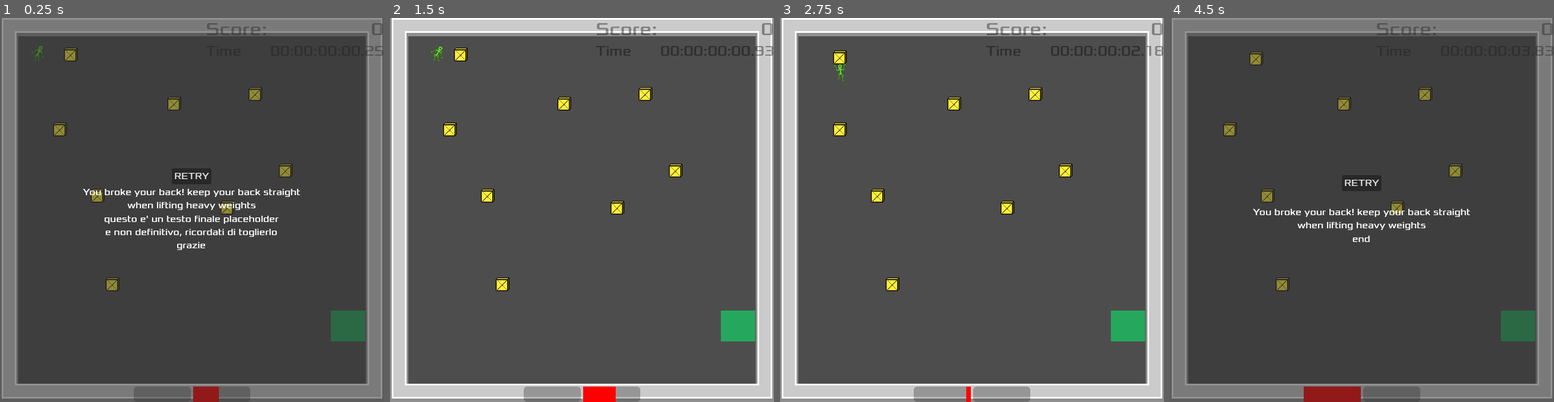
Above: before the commit, frames 1-4 (left to right).
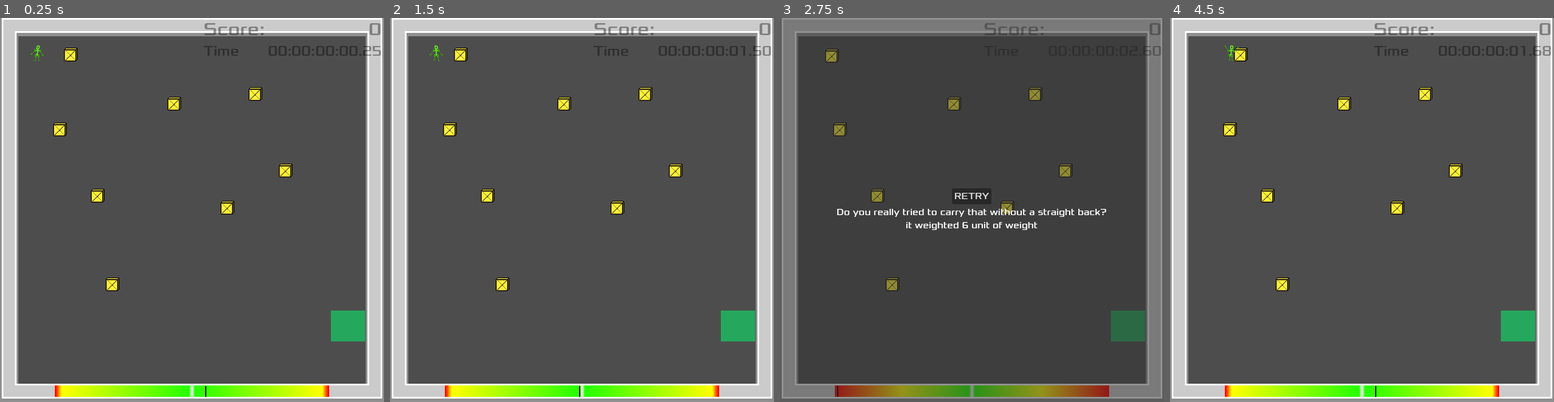
Above: after the commit, the same moments.

Repository: CrazyLegoMind/1h_jam_blank
Game: Godot game, scene res://scenes/main_game/main_game.tscn
The game is run twice, just before and just after one commit, with the same random seed, the same clock (stepped at 60 frames per second) and the same inputs.
Inputs (mouse positions are in pixels of both pictures, inside the frame that each line leads up to):
- Up to frame 1 (0.25 s): no input
- Up to frame 2 (1.5 s): click (582, 175) at 0.5 s, where only the run before the commit has a clickable "RETRY"; move the mouse to (666, 190) at 1.27 s; hold D (move_right) from 1.28 s (still down); hold K (tilt_l) from 1.28 s (still down); click (666, 190) at 1.42 s
- Up to frame 3 (2.75 s): move the mouse to (895, 229) at 2.02 s; release D (move_right) at 2.03 s; release K (tilt_l) at 2.03 s; hold S (move_down) from 2.03 s (still down); tap K (tilt_l) at 2.1 s
- Up to frame 4 (4.5 s): release S (move_down) at 2.75 s; click (1362, 194) at 2.75 s, where only the run after the commit has a clickable "RETRY"; move the mouse to (1400, 125) at 3.52 s; hold D (move_right) 3.53-4.28 s; hold L (tilt_r) 3.53-4.28 s; tap K (tilt_l) at 3.8, 4.35 s; move the mouse to (1342, 286) at 4.27 s; hold W (move_up) from 4.28 s (still down); click (1342, 286) at 4.42 s

The runs differ from the first frame. In frame 1, 22% of the frame differs, in the area x 0-100%, y 0-100%; in frame 2, 3.1%; in frame 3, 21%; in frame 4, 21%.

Commit message:
polished changes

Diff:
--- a/resources/autoload/global_utils.gd
+++ b/resources/autoload/global_utils.gd
@@ -4,10 +4,6 @@
 signal player_spawned(player)
 signal player_died
 
-var deadtxt = """
-You broke your back! keep your back straight
-when lifting heavy weights
-"""
 var menu_ui_scene = preload("res://scenes/menus/menu_ui.tscn")
 var menu_ui_node:MenuUi = menu_ui_scene.instantiate()
 var player = null
@@ -34,7 +30,7 @@
 func _on_enemy_died():
 	dead_enemies += 1
 	if dead_enemies >= 8:
-		menu_ui_node.set_text("good job!")
+		menu_ui_node.set_end_text("good job!")
 		menu_ui_node.show_pause_menu(true)
 
 func _on_player_spawned(pl):
@@ -43,7 +39,6 @@
 func _on_menu_retry():
 	dead_enemies = 0
 	menu_ui_node.update_score(0)
-	menu_ui_node.set_text(deadtxt)
 	reload_scene()
 
 func change_scene(scene:String):
--- /dev/null
+++ b/scenes/menus/bar_gradient.tres
@@ -0,0 +1,5 @@
+[gd_resource type="Gradient" format=3 uid="uid://c3ilwp6ny4umq"]
+
+[resource]
+offsets = PackedFloat32Array(0, 0.25, 0.49, 0.5, 0.51, 0.75, 1)
+colors = PackedColorArray(1, 0, 0, 1, 1, 1, 0, 1, 0.140541, 1, 0, 1, 1, 1, 1, 1, 0.140541, 1, 0, 1, 1, 1, 0, 1, 1, 0, 0, 1)
--- a/scenes/menus/menu_ui.gd
+++ b/scenes/menus/menu_ui.gd
@@ -1,8 +1,8 @@
 extends CanvasLayer
 class_name MenuUi
+@export var bar_gradient:Gradient = null
+
 @onready var tilt_bar_l = %TiltBarL
-@onready var tilt_bar_r = %TiltBarR
-
 @onready var end_text = %EndText
 
 var _displayed_score := 0
@@ -24,8 +24,6 @@
 		set_end_text("unreversible pause")
 		show_pause_menu(true)
 
-
-
 func _on_retry_pressed():
 	if not $PauseMenu.visible:
 		return
@@ -35,6 +33,12 @@
 	retry.emit()
 
 func _process(delta):
+	var player = GlobalUtils.player
+	if is_instance_valid(player):
+		var adjusted_offset = (40.0/(player.grabbing+0.7))/120
+		print(adjusted_offset, " ", player.body_speed)
+		bar_gradient.offsets[1] =0.5-adjusted_offset
+		bar_gradient.offsets[5] =0.5+adjusted_offset
 	if time_flowing and not get_tree().paused:
 		_time_elapsed += delta
 	update_time_elapsed()
@@ -62,14 +66,7 @@
 	%TimeValue.text = "%02d:%02d:%02d:%05.2f" % [days,hours,minutes,temp_time]
 
 func set_tilt(tilt:int):
-	if tilt > 0:
-		tilt_bar_l.value = 1
-		tilt_bar_r.value = tilt
-		return
-	tilt_bar_r.value = 1
 	tilt_bar_l.value = -tilt
 
-func set_text(txt):
-	$PauseMenu/VBoxContainer/Label.text = txt
 func set_end_text(text:String):
 	end_text.text = text
--- a/scenes/menus/menu_ui.tscn
+++ b/scenes/menus/menu_ui.tscn
@@ -1,14 +1,25 @@
-[gd_scene load_steps=4 format=3 uid="uid://cbbkfoixcjuka"]
+[gd_scene load_steps=7 format=3 uid="uid://cbbkfoixcjuka"]
 
 [ext_resource type="Script" path="res://scenes/menus/menu_ui.gd" id="1_x2fdc"]
 [ext_resource type="Theme" uid="uid://ikks65y6tq6k" path="res://assets/main_theme.tres" id="2_axeig"]
+[ext_resource type="Gradient" uid="uid://c3ilwp6ny4umq" path="res://scenes/menus/bar_gradient.tres" id="3_3kl3u"]
 
-[sub_resource type="StyleBoxFlat" id="StyleBoxFlat_cjhy6"]
-bg_color = Color(1, 0, 0, 1)
+[sub_resource type="GradientTexture1D" id="GradientTexture1D_5io6u"]
+gradient = ExtResource("3_3kl3u")
+
+[sub_resource type="StyleBoxTexture" id="StyleBoxTexture_yx3g5"]
+texture = SubResource("GradientTexture1D_5io6u")
+
+[sub_resource type="StyleBoxLine" id="StyleBoxLine_nwur1"]
+grow_begin = -1.0
+grow_end = 0.0
+thickness = 2
+vertical = true
 
 [node name="MenuUI" type="CanvasLayer"]
 process_mode = 3
 script = ExtResource("1_x2fdc")
+bar_gradient = ExtResource("3_3kl3u")
 
 [node name="ScoreLabels" type="MarginContainer" parent="."]
 anchors_preset = 15
@@ -17,6 +28,9 @@
 grow_horizontal = 2
 grow_vertical = 2
 theme = ExtResource("2_axeig")
+theme_override_constants/margin_left = 4
+theme_override_constants/margin_right = 4
+theme_override_constants/margin_bottom = 9
 
 [node name="VBoxContainer" type="VBoxContainer" parent="ScoreLabels"]
 modulate = Color(0, 0, 0, 0.380392)
@@ -63,33 +77,23 @@
 [node name="HBoxContainer" type="HBoxContainer" parent="ScoreLabels"]
 layout_mode = 2
 size_flags_horizontal = 4
+theme_override_constants/separation = 0
 
 [node name="TiltBarL" type="ProgressBar" parent="ScoreLabels/HBoxContainer"]
 unique_name_in_owner = true
-custom_minimum_size = Vector2(100, 26.63)
+custom_minimum_size = Vector2(480, 20)
 layout_mode = 2
 size_flags_horizontal = 4
 size_flags_vertical = 8
-theme_override_styles/fill = SubResource("StyleBoxFlat_cjhy6")
-min_value = 1.0
-max_value = 50.0
-value = 1.0
+theme_override_styles/background = SubResource("StyleBoxTexture_yx3g5")
+theme_override_styles/fill = SubResource("StyleBoxLine_nwur1")
+min_value = -60.0
+max_value = 60.0
 fill_mode = 1
 show_percentage = false
 
-[node name="TiltBarR" type="ProgressBar" parent="ScoreLabels/HBoxContainer"]
-unique_name_in_owner = true
-custom_minimum_size = Vector2(100, 26.63)
-layout_mode = 2
-size_flags_horizontal = 4
-size_flags_vertical = 8
-theme_override_styles/fill = SubResource("StyleBoxFlat_cjhy6")
-min_value = 1.0
-max_value = 50.0
-value = 1.0
-show_percentage = false
-
 [node name="PauseMenu" type="MarginContainer" parent="."]
+visible = false
 anchors_preset = 15
 anchor_right = 1.0
 anchor_bottom = 1.0
@@ -112,12 +116,6 @@
 size_flags_horizontal = 4
 text = "RETRY"
 
-[node name="Label" type="Label" parent="PauseMenu/VBoxContainer"]
-layout_mode = 2
-text = "You broke your back! keep your back straight
-when lifting heavy weights"
-horizontal_alignment = 1
-
 [node name="EndText" type="Label" parent="PauseMenu/VBoxContainer"]
 unique_name_in_owner = true
 layout_mode = 2
--- a/scenes/player/player.gd
+++ b/scenes/player/player.gd
@@ -6,6 +6,10 @@
 var tilt = 0
 var tilt_force := 0.0
 var grabbing := 0.0
+var prev_body_speed := 0.0
+@export_multiline var deadtxt:String= ""
+@export_multiline var deadtxt2:String= ""
+@export var TILT_FORCE_MAX := 40.0
 @onready var body = %body
 @onready var animation_player_node:AnimationPlayer = $AnimationPlayer
 @onready var grab_position = %GrabPosition
@@ -30,10 +34,13 @@
 	if Input.is_action_just_pressed("ui_up"):
 		GlobalUtils.start_game_timer()
 
+var body_speed : = 0.0
 func _physics_process(delta):
 	tilt = body.rotation_degrees
+	tilt_force = 0.0
 	if Input.is_action_pressed("tilt_l"):
 		tilt_force = -40
+		tilt_force = -TILT_FORCE_MAX
 	if Input.is_action_pressed("tilt_r"):
 		tilt_force = 40
 	tilt_force = lerp(tilt_force,0.0,delta)
@@ -42,6 +49,12 @@
 								body.rotation_degrees*grabbing)
 	body.rotation_degrees = clamp(body.rotation_degrees,-60,60)
 	if body.rotation_degrees > 59 or body.rotation_degrees <-59:
+		tilt_force = TILT_FORCE_MAX
+	body_speed = lerpf(body_speed, tilt_force + body.rotation_degrees*(0.7+grabbing),delta)
+	body.rotation_degrees = body.rotation_degrees + delta*body_speed
+	body.rotation_degrees = clamp(body.rotation_degrees,-60,6)
+	tilt = body.rotation_degrees
+	if body.rotation_degrees >= 60 or body.rotation_degrees <= -60:
 		die()
 	if locked:
 		return
@@ -61,7 +74,10 @@
 
 
 func die():
-	GlobalUtils.player_died.emit()
+	var txt = deadtxt2
+	if grabbing > 0.1:
+		txt = deadtxt + "it weighted "+str(grabbing*10) +" unit of weight"
+	GlobalUtils.player_died.emit(txt)
 	queue_free()
 
 func grab(node):
--- a/scenes/player/player.tscn
+++ b/scenes/player/player.tscn
@@ -217,6 +217,9 @@
 [node name="Player" type="CharacterBody2D"]
 collision_layer = 2
 script = ExtResource("1_5v0kh")
+deadtxt = "Do you really tried to carry that without a straight back?
+"
+deadtxt2 = "It's better you improve your resting posture"
 
 [node name="CollisionShape2D" type="CollisionShape2D" parent="."]
 position = Vector2(0, -4)
